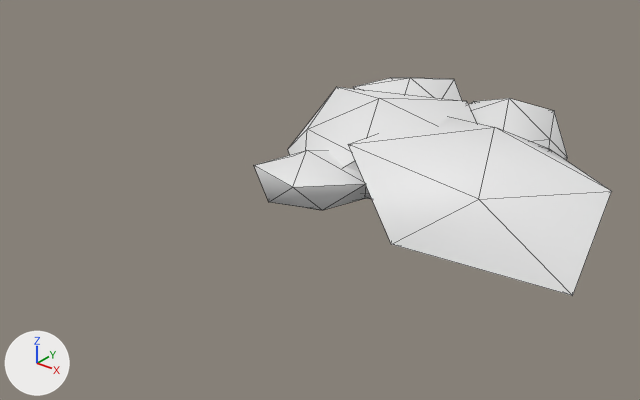
One commit to the glTF model models/scenery/quarry_rubble.glb: the scene before it, then after it.
Both versions are drawn from a 50 mm lens placed at (1.049, -1.275, 0.754), pointed at (0.045, -0.021, -0.024). Arrows for +X, +Y and +Z are at lower left; the lights stay in place. The first picture is the older version. Mesh edges are drawn as thin lines. Vertices at exactly the same position are counted once.

In view in the first picture: 'Rubble'.
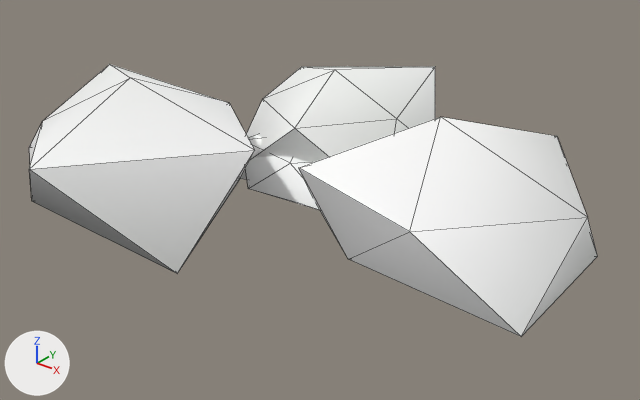
Location of each change, [x1, y1, x2, y2] in pixels of the pictures (640 x 400 px; the box of a moved part takes in the faces that stretch with it):
'Rubble', reshaped (58% wider, 25% taller)
    before: [254, 78, 612, 296]
    after: [29, 64, 597, 337]
part 1 of me_stone0, moved or reshaped
    before: [254, 78, 612, 296]
    after: [29, 64, 597, 337]

The change, as a list of edits to the scene's bpy script:
```text
Add mat_defaultmaterial:
    mat_defaultmaterial = bpy.data.materials.new('DefaultMaterial')
    mat_defaultmaterial.use_nodes = True; mat_defaultmaterial.node_tree.nodes.clear()
    _N = mat_defaultmaterial.node_tree.nodes; _L = mat_defaultmaterial.node_tree.links
    n0 = _N.new('ShaderNodeOutputMaterial'); n0.name = 'Material Output'
    n1 = _N.new('ShaderNodeBsdfPrincipled'); n1.name = 'Principled BSDF'
    n2 = _N.new('ShaderNodeVertexColor'); n2.name = 'Color Attribute'
    _L.new(n1.outputs[0], n0.inputs[0])  # 'BSDF' to 'Surface'
    _L.new(n2.outputs[0], n1.inputs[0])  # 'Color' to 'Base Color'
Change me_stone0:
    used by ob_rubble; location = (0.0, 0.0, 0.0)
    remove me_stone0.from_pydata(...)  # 72 vertices, 120 faces; spans x -0.164..0.602, y -0.138..0.559, z -0.086..0.178
    add me_stone0.from_pydata(...)  # 72 vertices, 120 faces; spans x -0.618..0.611, y -0.556..0.418, z -0.065..0.238
    me_stone0 part 1: 60 of 72 vertices moved; they spanned x -0.164..0.602, y -0.138..0.559, z -0.086..0.178 and now span x -0.618..0.611, y -0.556..0.418, z -0.065..0.238; mean shift (-0.162, -0.174, 0.013); largest move (0.172, 0.082, 0.014) -> (-0.618, -0.238, -0.011)
    me_stone0 part 2: vertex colours changed
    other edits to the shape of me_stone0 do not show in these pictures
    add me_stone0.materials.append(mat_defaultmaterial)
```
